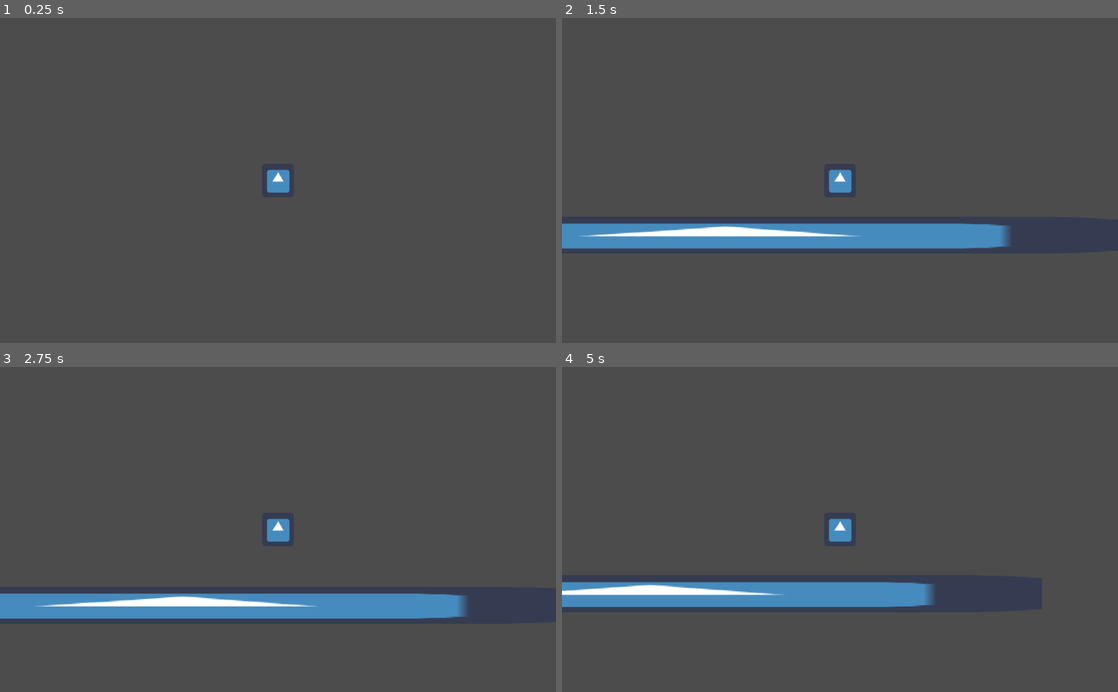
Above: before the commit, frames 1-4 (two rows, left to right).
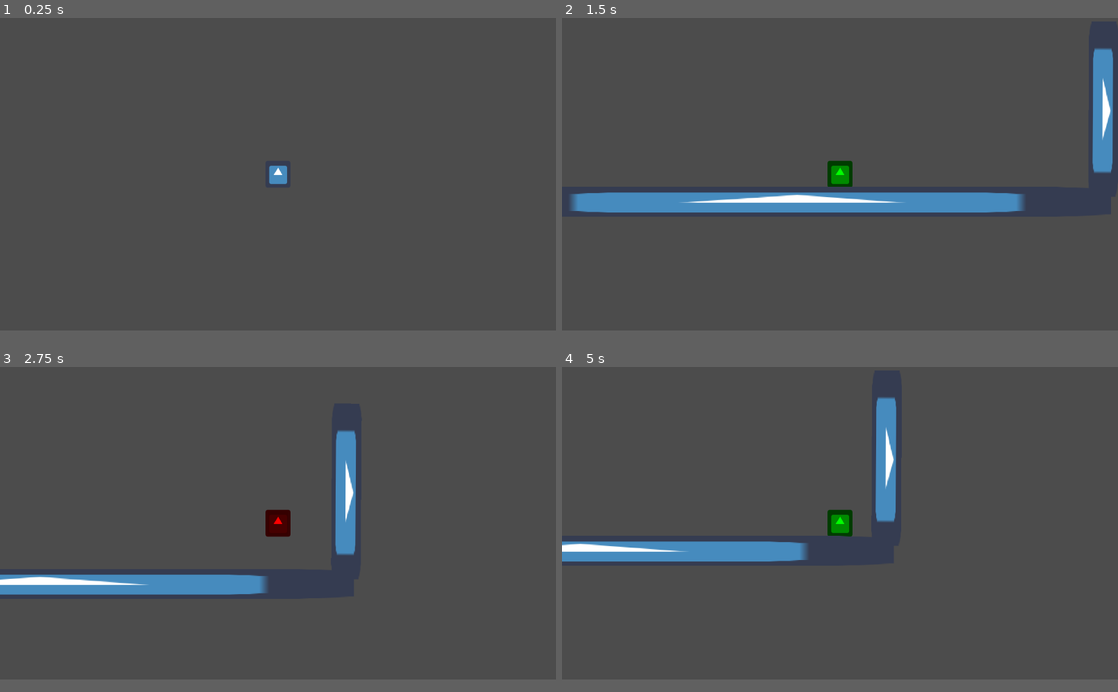
Above: after the commit, the same moments.

Repository: phillipsalbright/GGJ2023
Game: Godot game, scene res://PhillipsTestLevel.tscn
The game is run twice, just before and just after one commit, with the same random seed, the same clock (stepped at 60 frames per second) and the same inputs. Before the commit the project has no main scene; this scene is started directly in both runs. The engine's default icon, where the game draws it, is replaced by a stand-in: a white triangle on a blue panel in a dark square.
Inputs:
- Up to frame 1 (0.25 s): no input
- Up to frame 2 (1.5 s): tap Enter at 0.5 s; hold E (special) 0.53-1.28 s; hold D (move_right) from 0.53 s (still down); tap Space (jump) at 0.77, 0.8, 1.07, 1.35 s
- Up to frame 3 (2.75 s): tap Space (jump) at 1.52, 1.82, 2.3 s; tap E (special) at 1.55 s; release D (move_right) at 2.03 s; hold A (move_left) from 2.03 s (still down); hold E (special) from 2.03 s (still down)
- Up to frame 4 (5 s): release A (move_left) at 2.78 s; release E (special) at 2.78 s; hold D (move_right) 2.78-4.28 s; tap E (special) at 2.85, 4.35 s; tap Space (jump) at 3.02, 3.32, 4.52, 4.82 s; hold Space (jump) 3.53-4.28 s; hold A (move_left) from 4.28 s (still down)
In our replay, the window is 800x468 before the commit and 800x450 after it. These sizes can differ from the game's own. Grey fills any space a smaller window leaves; there, only what the larger window draws over its background counts as a difference.

The runs differ from the first frame. In frame 1, 0.2% of the frame differs, in the area x 48-53%, y 45-54%; in frame 2, 13%, in the area x 0-100%, y 9-71%; in frame 3, 11%; in frame 4, 9.8%.

Commit message:
rolling feature

Diff:
--- a/GroundPlayer.gd
+++ b/GroundPlayer.gd
@@ -10,6 +10,15 @@
 var speed = 70
 var snapDist = 5000
 var jump_force = 100
+var roll_time = 0
+var roll_damage_scale = .5
+var roll_launch_scale = 220
+var max_charge_time = 3
+var launching_time = 1
+var current_launch_timer = 0
+var last_direction = -1
+onready var sprite = get_node("CollisionShape2D/Sprite")
+
 # Called when the node enters the scene tree for the first time.
 func _ready():
 	pass # Replace with function body.
@@ -19,10 +28,36 @@
 func _process(delta):
 	velocity.y -= fall_acceleration * delta;
 	var snap_vector = Vector2.ZERO
-	if is_on_floor() and Input.is_action_pressed("jump"):
-		velocity.y -= jump_force
+	var direction = Input.get_action_strength("move_right") - Input.get_action_strength("move_left")
+	if direction != 0:
+		last_direction = sign(direction)
+
+
+	if current_launch_timer > 0:
+		current_launch_timer -= delta
+		if current_launch_timer < 0:
+			sprite.modulate = Color(1, 1, 1, 1)
 	else:
-		snap_vector = Vector2.DOWN * snapDist;
-	velocity.x = (Input.get_action_strength("move_right") - Input.get_action_strength("move_left")) * speed
+		velocity.x = (direction) * speed
+		if is_on_floor() and Input.is_action_pressed("jump"):
+			velocity.y -= jump_force
+		else:
+			snap_vector = Vector2.DOWN * snapDist;
+		if Input.is_action_pressed("special") and roll_time < max_charge_time:
+			velocity.x = 0;
+			roll_time += delta
+			sprite.modulate = Color(1, 0, 0, 1)
+		elif roll_time > 0:
+			velocity.x = roll_time * roll_launch_scale * last_direction
+			velocity.y = roll_time * roll_launch_scale * -.1
+			sprite.modulate = Color(0, 1, 0, 1)
+			current_launch_timer = launching_time
+			roll_time = 0
 	velocity = move_and_slide_with_snap(velocity, snap_vector, Vector2.UP, true, 4, .8)
 #	pass
+
+
+
+
+func _on_Area2D_area_entered(area):
+	print_debug("floppy")
--- a/GroundPlayer.tscn
+++ b/GroundPlayer.tscn
@@ -6,7 +6,10 @@
 [sub_resource type="RectangleShape2D" id=1]
 extents = Vector2( 9, 9 )
 
-[node name="KinematicBody2D" type="KinematicBody2D"]
+[sub_resource type="RectangleShape2D" id=2]
+extents = Vector2( 11, 8 )
+
+[node name="Player" type="KinematicBody2D"]
 position = Vector2( 1, -140 )
 script = ExtResource( 2 )
 
@@ -20,3 +23,10 @@
 [node name="Camera2D" type="Camera2D" parent="."]
 current = true
 zoom = Vector2( 0.3, 0.3 )
+
+[node name="Area2D" type="Area2D" parent="."]
+
+[node name="CollisionShape2D" type="CollisionShape2D" parent="Area2D"]
+shape = SubResource( 2 )
+
+[connection signal="area_entered" from="Area2D" to="." method="_on_Area2D_area_entered"]
--- a/PhillipsTestLevel.tscn
+++ b/PhillipsTestLevel.tscn
@@ -8,7 +8,7 @@
 
 [node name="Node2D" type="Node2D"]
 
-[node name="KinematicBody2D" parent="." instance=ExtResource( 2 )]
+[node name="Player" parent="." instance=ExtResource( 2 )]
 
 [node name="StaticBody2D" type="StaticBody2D" parent="."]
 position = Vector2( 1, 47 )
@@ -17,6 +17,17 @@
 shape = SubResource( 2 )
 
 [node name="Sprite" type="Sprite" parent="StaticBody2D"]
+scale = Vector2( 6.87921, 0.319999 )
+texture = ExtResource( 1 )
+
+[node name="StaticBody2D4" type="StaticBody2D" parent="."]
+position = Vector2( 5, 318 )
+scale = Vector2( 7.4005, 8.90827 )
+
+[node name="CollisionShape2D" type="CollisionShape2D" parent="StaticBody2D4"]
+shape = SubResource( 2 )
+
+[node name="Sprite" type="Sprite" parent="StaticBody2D4"]
 scale = Vector2( 6.87921, 0.319999 )
 texture = ExtResource( 1 )
 
@@ -31,3 +42,15 @@
 [node name="Sprite" type="Sprite" parent="StaticBody2D2"]
 scale = Vector2( 6.87921, 0.319999 )
 texture = ExtResource( 1 )
+
+[node name="StaticBody2D3" type="StaticBody2D" parent="."]
+position = Vector2( 216, -17 )
+rotation = 1.57628
+scale = Vector2( 0.275287, 1 )
+
+[node name="CollisionShape2D" type="CollisionShape2D" parent="StaticBody2D3"]
+shape = SubResource( 2 )
+
+[node name="Sprite" type="Sprite" parent="StaticBody2D3"]
+scale = Vector2( 6.87921, 0.319999 )
+texture = ExtResource( 1 )
--- /dev/null
+++ b/TestEnemy.tscn
@@ -0,0 +1,3 @@
+[gd_scene format=2]
+
+[node name="KinematicBody2D" type="KinematicBody2D"]
--- a/project.godot
+++ b/project.godot
@@ -11,7 +11,14 @@
 [application]
 
 config/name="GGJ2023"
+run/main_scene="res://PhillipsTestLevel.tscn"
 config/icon="res://icon.png"
+
+[display]
+
+window/size/width=1280
+window/size/height=720
+window/size/resizable=false
 
 [gui]
 
Not shown: 1 places in GroundPlayer.tscn that only renumber resources
Not shown, added: export_presets.cfg
Not shown, added: GGJ.zip
